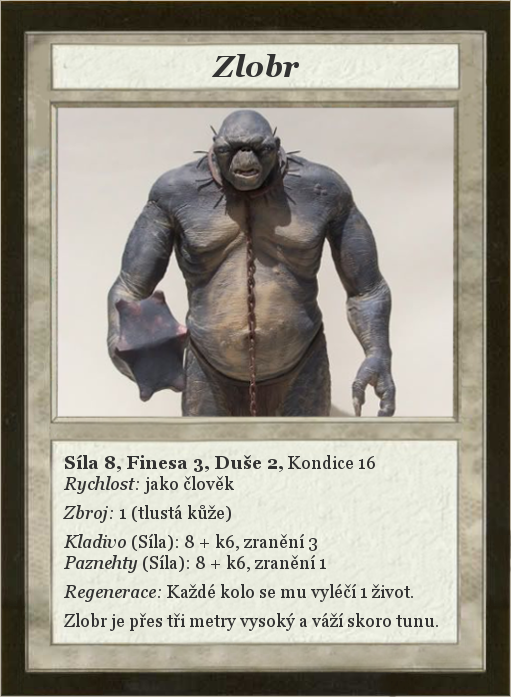
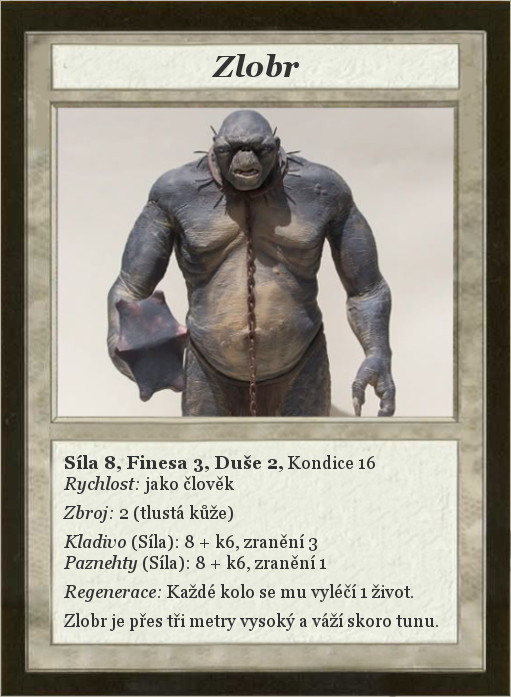
Revision of a layered 511 x 697 image; what changed, layer by layer:
painted on "Síla 8, Finesa 3, Duše 2, Kond..." over [120, 505, 233, 522]
